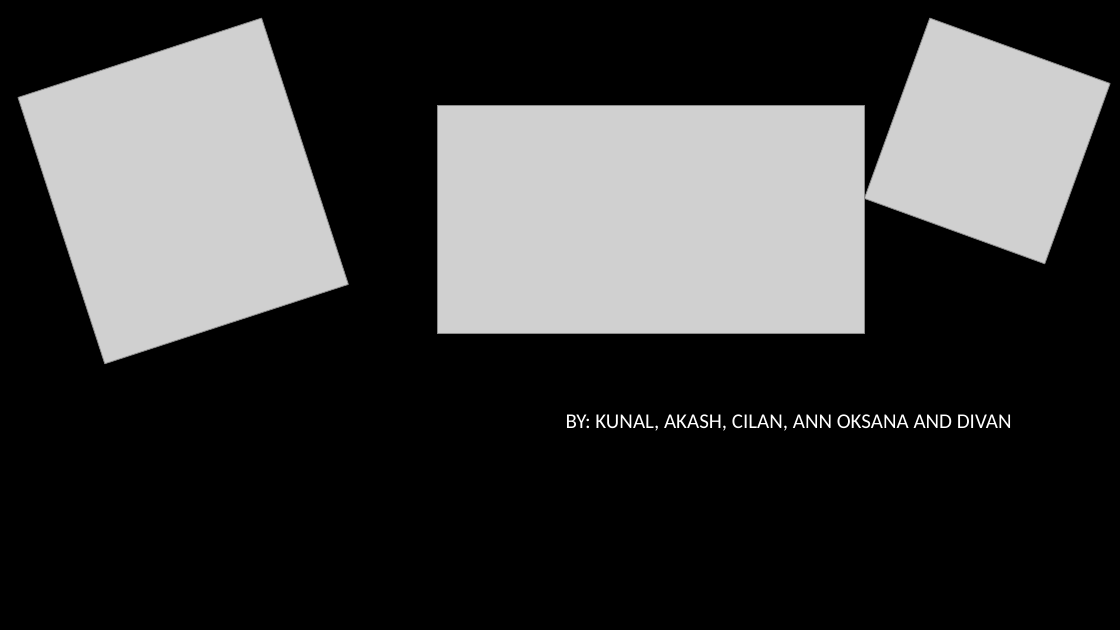
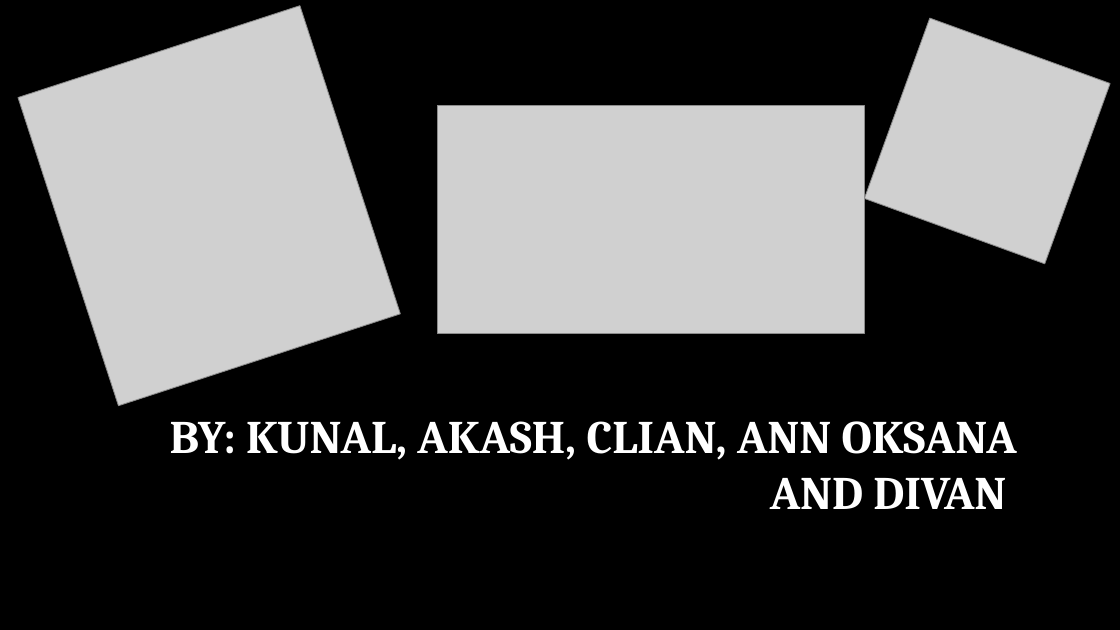
Before and after one commit to Chicago18/team-3, a slide deck: slide 1 of Presentation1.pptx. Drawn at 1120x630 pixels with LibreOffice and Linux fonts; fonts in the diff are those of the drawing; grey boxes stand for pictures; background and template pictures are left out. Boxes give left, top, right and bottom in pixels: in the first picture for what was removed or moved away, otherwise in the second. Text is boxed around its words. In the diff, an @@ line names an element or a change of style, - is before the commit and + after.

```diff
--- a/Presentation1.pptx
+++ b/Presentation1.pptx
@@ picture: place and size @@
-picture at [18,19,349,364]
+picture at [18,6,401,406]
@@ subtitle at [170,421,1017,509]: text changed; size 18 to 40 pt; font Calibri to Cambria; bold on @@
-BY: KUNAL, AKASH, CILAN, ANN OKSANA AND DIVAN
+BY: KUNAL, AKASH, CLIAN, ANN OKSANA AND DIVAN
```
Also in this commit, not shown: 4 slides added, 4 slides removed.
